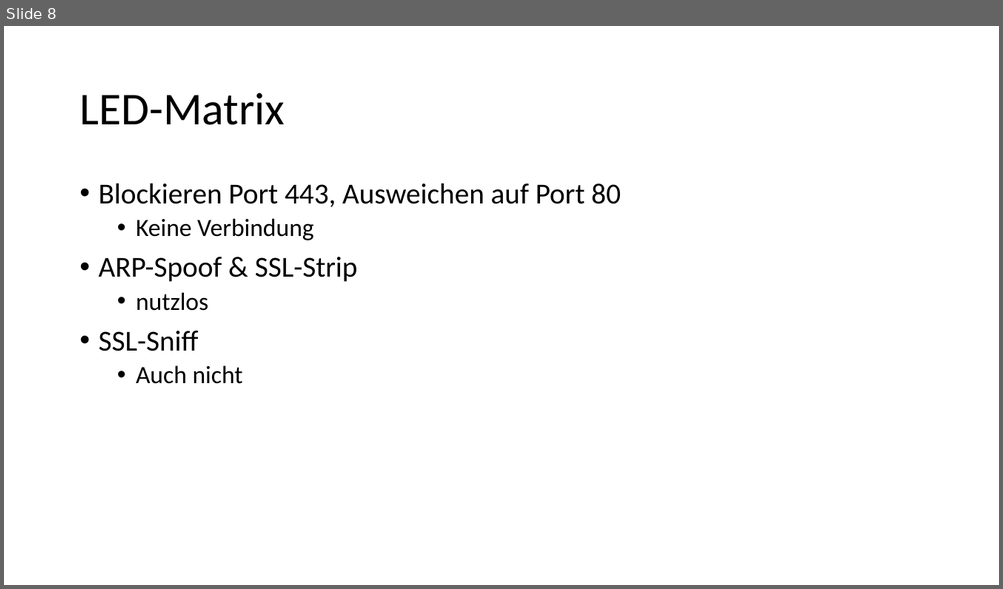
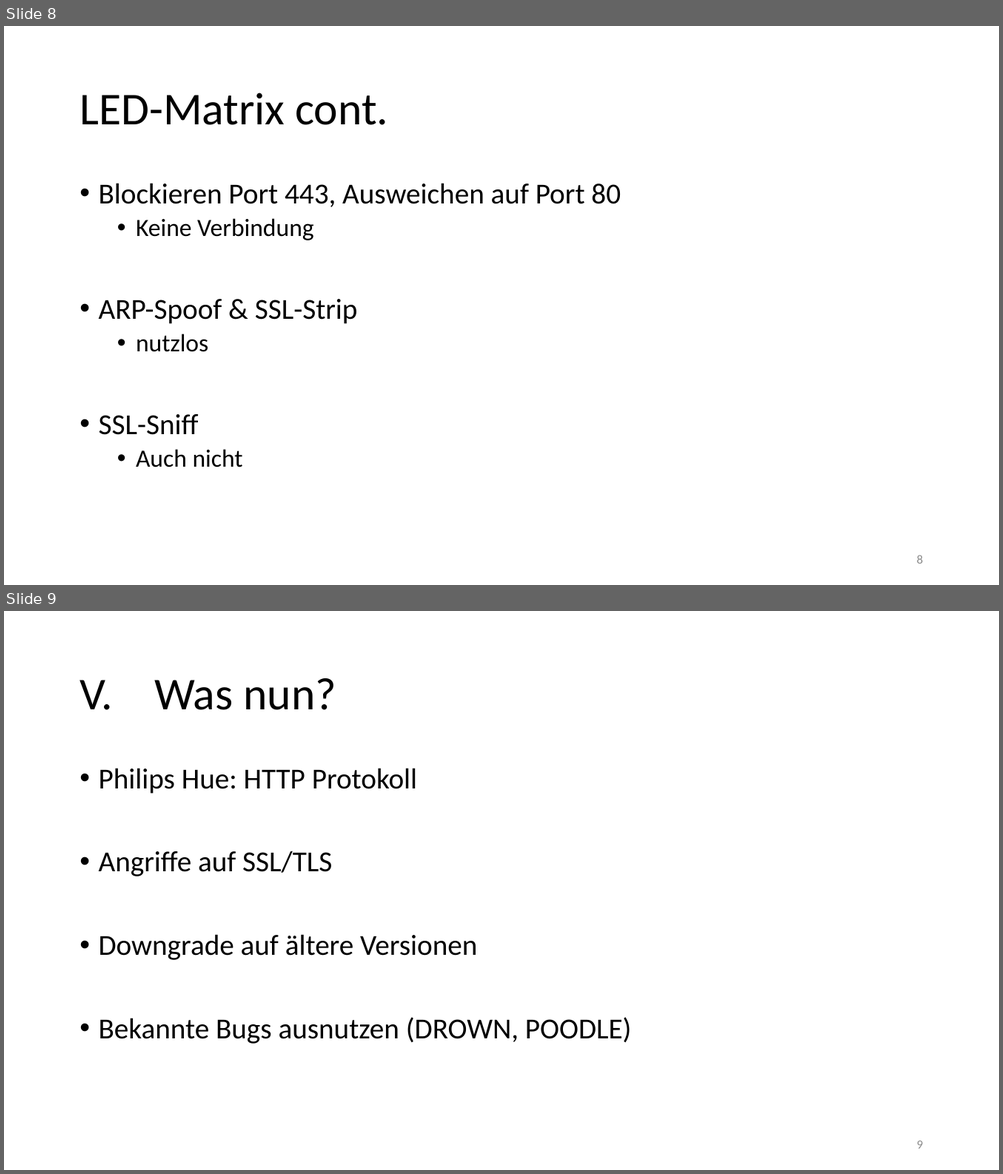
Before and after one commit to Xyren0/IoT_Wifi_Sniffing, a slide deck: phase3_pres.pptx. Shown one above the other, each under a label of ours: slide 8 before the commit, slides 8 and 9 after it. The pictures are 1003x589 and 1003x1174 pixels, drawn with LibreOffice and Linux fonts; fonts in the diff are those of the drawing. Boxes give left, top, right and bottom in pixels: in the first picture for what was removed or moved away, otherwise in the second. Text is boxed around its words. In the diff, an @@ line names an element or a change of style, - is before the commit and + after.

```diff
--- a/phase3_pres.pptx
+++ b/phase3_pres.pptx
@@ slide 9 added at (4,611,999,1170), background #FFFFFF @@
@@ title added at (79,678,336,710), 44 pt, text #000000 @@
+V. Was nun?
@@ text added at (99,768,632,1044), 28 pt, text #000000 @@
+• Philips Hue: HTTP Protokoll
+• Angriffe auf SSL/TLS
+• Downgrade auf ältere Versionen
+• Bekannte Bugs ausnutzen (DROWN, POODLE)
@@ page number added at (916,1141,922,1149), 12 pt, text #8C8C8C @@
+9
@@ slide 8 changed as well @@
@@ title at (79,93,388,125): text changed @@
-LED-Matrix
+LED-Matrix cont.
@@ text "Blockieren Port 443, Ausweichen auf ..." rewrapped from (99,183,620,384) to (99,183,620,468) @@
@@ page number added at (916,555,922,564), 12 pt, text #8C8C8C @@
+8
```
Also in this commit, not shown: 8 other slides changed.
